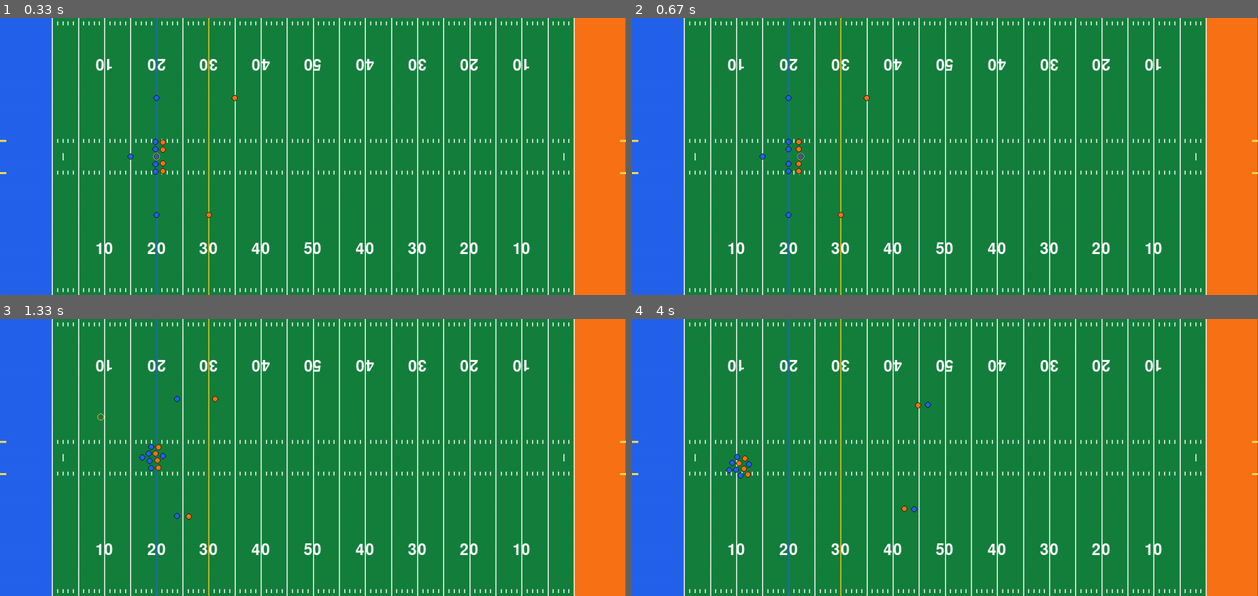
Above: before the commit, frames 1-4 (two rows, left to right).
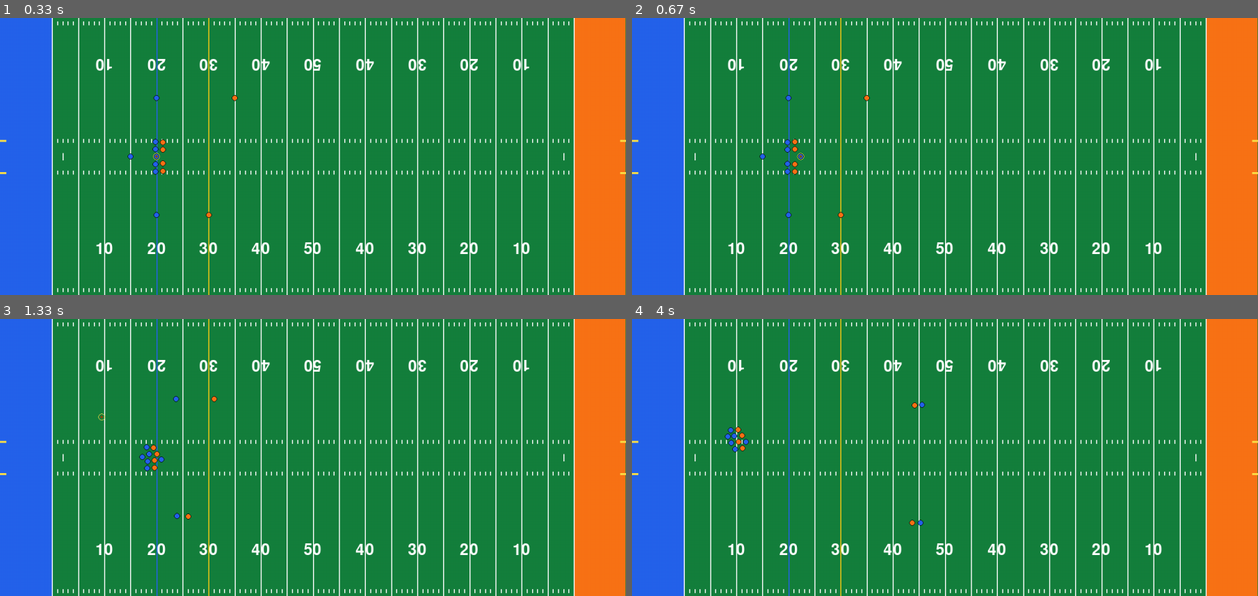
Above: after the commit, the same moments.

Repository: shakedown-street/pygame-football
Game: pygame game, started from main.py
Same seed, same stepped clock (60 frames per second), same inputs: the game is played once before the commit and once after it.
Inputs (mouse positions are in pixels of both pictures, inside the frame that each line leads up to):
- Up to frame 1 (0.33 s): no input
- Up to frame 2 (0.67 s): hold R from 0.33 s (still down); hold D from 0.33 s (still down)
- Up to frame 3 (1.33 s): release R at 0.8 s; release D at 0.8 s; hold D 0.83-1.3 s; tap Space at 0.9, 1.2 s
- Up to frame 4 (4 s): hold W 1.33-1.63 s; move the mouse to (1145, 449) at 1.37 s; tap Space at 1.4 s

Frame 1 is identical in both runs. In frame 2, 0.2% of the frame differs, in the area x 24-28%, y 43-57%; in frame 3, 0.3%; in frame 4, 0.5%, in the area x 14-48%, y 29-75%.

Commit message:
Slight cleanup

Diff:
--- a/main.py
+++ b/main.py
@@ -185,10 +185,10 @@
 
 
 class Player(pygame.sprite.Sprite):
-    def __init__(self, x, y, color, speed=50):
+    def __init__(self, pos, color, speed=50):
         super().__init__()
         self.speed = speed
-        self.pos = pygame.Vector2(x, y)
+        self.pos = pos
         self.image = pygame.Surface(
             (PLAYER_RADIUS * 2, PLAYER_RADIUS * 2), pygame.SRCALPHA
         )
@@ -215,10 +215,12 @@
     def move_speed_per_frame(self):
         return PLAYER_MAX_SPEED * (self.speed / 100)
 
+    def set_pos(self, pos: pygame.Vector2):
+        self.pos = pos
+        self.rect.center = self.pos
+
     def move(self, direction: pygame.Vector2):
-        self.pos.x += direction.x * self.move_speed_per_frame()
-        self.pos.y += direction.y * self.move_speed_per_frame()
-        self.rect.center = self.pos
+        self.set_pos(self.pos + direction * self.move_speed_per_frame())
 
     def start_streak_route(self, yards=15):
         dx = yards * YARD_LENGTH
@@ -271,6 +273,12 @@
             if direction.length() > 1:
                 self.move(direction.normalize())
 
+    def update(self):
+        self.update_block(game.ball_carrier if game.ball_carrier else qb)
+        self.update_route()
+        self.update_man_coverage()
+        self.update_pursue_target()
+
 
 class Ball(pygame.sprite.Sprite):
     def __init__(self):
@@ -289,9 +297,12 @@
         )
         self.rect = self.image.get_rect(center=self.pos)
 
+    def set_pos(self, pos: pygame.Vector2):
+        self.pos = pos
+        self.rect.center = self.pos
+
     def update(self):
-        self.pos += self.velocity
-        self.rect.center = self.pos
+        self.set_pos(self.pos + self.velocity)
         self.velocity *= 0.98  # Simulate friction
 
 
@@ -309,40 +320,53 @@
         )
         self.rect = self.image.get_rect(center=self.pos)
 
+    def set_pos(self, pos: pygame.Vector2):
+        self.pos = pos
+        self.rect.center = self.pos
+
 
 game = Game()
 field = Field()
 
 PLAYER_COLOR = get_color("blue", 600)
 
-lt = Player(get_yard_x(game.ball_position), FIELD_CENTER.y - 30, PLAYER_COLOR, 75)
-lg = Player(get_yard_x(game.ball_position), FIELD_CENTER.y - 15, PLAYER_COLOR, 75)
-c = Player(get_yard_x(game.ball_position), FIELD_CENTER.y, PLAYER_COLOR, 75)
-rg = Player(get_yard_x(game.ball_position), FIELD_CENTER.y + 15, PLAYER_COLOR, 75)
-rt = Player(get_yard_x(game.ball_position), FIELD_CENTER.y + 30, PLAYER_COLOR, 75)
-qb = Player(get_yard_x(game.ball_position - 5), FIELD_CENTER.y, PLAYER_COLOR, 80)
-wr_1 = Player(get_yard_x(game.ball_position), FIELD_CENTER.y + 120, PLAYER_COLOR, 95)
-wr_2 = Player(get_yard_x(game.ball_position), FIELD_CENTER.y - 120, PLAYER_COLOR, 95)
-
-lde = Player(
-    get_yard_x(game.ball_position + 1), FIELD_CENTER.y - 30, get_color("orange"), 75
-)
-ldt = Player(
-    get_yard_x(game.ball_position + 1), FIELD_CENTER.y - 15, get_color("orange"), 75
-)
-rdt = Player(
-    get_yard_x(game.ball_position + 1), FIELD_CENTER.y + 15, get_color("orange"), 75
-)
-rde = Player(
-    get_yard_x(game.ball_position + 1), FIELD_CENTER.y + 30, get_color("orange"), 75
-)
-cb_1 = Player(
-    get_yard_x(game.ball_position + 10), FIELD_CENTER.y + 120, get_color("orange"), 92
-)
-cb_2 = Player(
-    get_yard_x(game.ball_position + 15), FIELD_CENTER.y - 120, get_color("orange"), 92
-)
-
+# Offensive formation
+lt_pos = pygame.Vector2(get_yard_x(game.ball_position), FIELD_CENTER.y - 30)
+lg_pos = pygame.Vector2(get_yard_x(game.ball_position), FIELD_CENTER.y - 15)
+c_pos = pygame.Vector2(get_yard_x(game.ball_position), FIELD_CENTER.y)
+rg_pos = pygame.Vector2(get_yard_x(game.ball_position), FIELD_CENTER.y + 15)
+rt_pos = pygame.Vector2(get_yard_x(game.ball_position), FIELD_CENTER.y + 30)
+qb_pos = pygame.Vector2(get_yard_x(game.ball_position - 5), FIELD_CENTER.y)
+wr_1_pos = pygame.Vector2(get_yard_x(game.ball_position), FIELD_CENTER.y + 120)
+wr_2_pos = pygame.Vector2(get_yard_x(game.ball_position), FIELD_CENTER.y - 120)
+
+# Defensive formation
+lde_pos = pygame.Vector2(get_yard_x(game.ball_position + 1), FIELD_CENTER.y - 30)
+ldt_pos = pygame.Vector2(get_yard_x(game.ball_position + 1), FIELD_CENTER.y - 15)
+rdt_pos = pygame.Vector2(get_yard_x(game.ball_position + 1), FIELD_CENTER.y + 15)
+rde_pos = pygame.Vector2(get_yard_x(game.ball_position + 1), FIELD_CENTER.y + 30)
+cb_1_pos = pygame.Vector2(get_yard_x(game.ball_position + 10), FIELD_CENTER.y + 120)
+cb_2_pos = pygame.Vector2(get_yard_x(game.ball_position + 15), FIELD_CENTER.y - 120)
+
+# Create offensive players
+lt = Player(lt_pos.copy(), PLAYER_COLOR, 77)
+lg = Player(lg_pos.copy(), PLAYER_COLOR, 70)
+c = Player(c_pos.copy(), PLAYER_COLOR, 74)
+rg = Player(rg_pos.copy(), PLAYER_COLOR, 76)
+rt = Player(rt_pos.copy(), PLAYER_COLOR, 77)
+qb = Player(qb_pos.copy(), PLAYER_COLOR, 88)
+wr_1 = Player(wr_1_pos.copy(), PLAYER_COLOR, 95)
+wr_2 = Player(wr_2_pos.copy(), PLAYER_COLOR, 91)
+
+# Create defensive players
+lde = Player(lde_pos.copy(), get_color("orange"), 86)
+ldt = Player(ldt_pos.copy(), get_color("orange"), 76)
+rdt = Player(rdt_pos.copy(), get_color("orange"), 73)
+rde = Player(rde_pos.copy(), get_color("orange"), 87)
+cb_1 = Player(cb_1_pos.copy(), get_color("orange"), 94)
+cb_2 = Player(cb_2_pos.copy(), get_color("orange"), 96)
+
+# Create ball and halo
 ball = Ball()
 halo = Halo()
 
@@ -391,10 +415,8 @@
                 angle = random.uniform(-0.5, 0.5)
                 repulse = repulse.rotate(math.degrees(angle))
                 move_amount = (min_distance - dist) / 2
-                p1.pos += repulse * move_amount
-                p2.pos -= repulse * move_amount
-                p1.rect.center = p1.pos
-                p2.rect.center = p2.pos
+                p1.set_pos(p1.pos + repulse * move_amount)
+                p2.set_pos(p2.pos - repulse * move_amount)
 
 
 while True:
@@ -439,61 +461,21 @@
                 # Reset
 
                 # Reset offense positions
-                lt.pos = pygame.Vector2(
-                    get_yard_x(game.ball_position), FIELD_CENTER.y - 30
-                )
-                lt.rect.center = lt.pos
-                lg.pos = pygame.Vector2(
-                    get_yard_x(game.ball_position), FIELD_CENTER.y - 15
-                )
-                lg.rect.center = lg.pos
-                c.pos = pygame.Vector2(get_yard_x(game.ball_position), FIELD_CENTER.y)
-                c.rect.center = c.pos
-                rg.pos = pygame.Vector2(
-                    get_yard_x(game.ball_position), FIELD_CENTER.y + 15
-                )
-                rg.rect.center = rg.pos
-                rt.pos = pygame.Vector2(
-                    get_yard_x(game.ball_position), FIELD_CENTER.y + 30
-                )
-                rt.rect.center = rt.pos
-                qb.pos = pygame.Vector2(
-                    get_yard_x(game.ball_position - 5), FIELD_CENTER.y
-                )
-                qb.rect.center = qb.pos
-                wr_1.pos = pygame.Vector2(
-                    get_yard_x(game.ball_position), FIELD_CENTER.y + 120
-                )
-                wr_1.rect.center = wr_1.pos
-                wr_2.pos = pygame.Vector2(
-                    get_yard_x(game.ball_position), FIELD_CENTER.y - 120
-                )
-                wr_2.rect.center = wr_2.pos
+                lt.set_pos(lt_pos.copy())
+                lg.set_pos(lg_pos.copy())
+                c.set_pos(c_pos.copy())
+                rg.set_pos(rg_pos.copy())
+                rt.set_pos(rt_pos.copy())
+                qb.set_pos(qb_pos.copy())
+                wr_1.set_pos(wr_1_pos.copy())
+                wr_2.set_pos(wr_2_pos.copy())
                 # Reset defense positions
-                cb_1.pos = pygame.Vector2(
-                    get_yard_x(game.ball_position + 10), FIELD_CENTER.y + 120
-                )
-                cb_1.rect.center = cb_1.pos
-                cb_2.pos = pygame.Vector2(
-                    get_yard_x(game.ball_position + 15), FIELD_CENTER.y - 120
-                )
-                cb_2.rect.center = cb_2.pos
-                lde.pos = pygame.Vector2(
-                    get_yard_x(game.ball_position + 2), FIELD_CENTER.y - 30
-                )
-                lde.rect.center = lde.pos
-                ldt.pos = pygame.Vector2(
-                    get_yard_x(game.ball_position + 2), FIELD_CENTER.y - 15
-                )
-                ldt.rect.center = ldt.pos
-                rdt.pos = pygame.Vector2(
-                    get_yard_x(game.ball_position + 2), FIELD_CENTER.y + 15
-                )
-                rdt.rect.center = rdt.pos
-                rde.pos = pygame.Vector2(
-                    get_yard_x(game.ball_position + 2), FIELD_CENTER.y + 30
-                )
-                rde.rect.center = rde.pos
+                lde.set_pos(lde_pos.copy())
+                ldt.set_pos(ldt_pos.copy())
+                rdt.set_pos(rdt_pos.copy())
+                rde.set_pos(rde_pos.copy())
+                cb_1.set_pos(cb_1_pos.copy())
+                cb_2.set_pos(cb_2_pos.copy())
                 # reset state
                 # reset oline
                 for blocker in oline:
@@ -508,29 +490,16 @@
                 cb_1.man_coverage_target = None
                 cb_2.man_coverage_target = None
                 # reset ball position
-                ball.pos = c.pos.copy()
-                ball.rect.center = c.pos.copy()
+                ball.set_pos(c.pos.copy())
                 ball.velocity = pygame.Vector2(0, 0)
-                halo.pos = c.pos.copy()
-                halo.rect.center = c.pos.copy()
                 game.ball_carrier = c
 
-    wr_1.update_route()
-    wr_2.update_route()
-    cb_1.update_man_coverage()
-    cb_2.update_man_coverage()
-    cb_1.update_pursue_target()
-    cb_2.update_pursue_target()
-    for blocker in oline:
-        blocker.update_block(game.ball_carrier if game.ball_carrier else qb)
-    for defender in dline:
-        defender.update_pursue_target()
+    all_players.update()
     move_ball_carrier(keys)
     avoid_player_collisions(all_players, PLAYER_RADIUS * 2.5)
 
     if game.ball_carrier:
-        ball.pos = game.ball_carrier.pos.copy()
-        ball.rect.center = game.ball_carrier.pos.copy()
+        ball.set_pos(game.ball_carrier.pos.copy())
     else:
         ball.update()
         for wr in [wr_1, wr_2]:
@@ -543,8 +512,7 @@
                 ball.velocity = pygame.Vector2(0, 0)
 
     # Make halo follow ball
-    halo.pos = ball.pos.copy()
-    halo.rect.center = ball.pos.copy()
+    halo.set_pos(ball.pos.copy())
 
     field.draw(screen)
     all_players.draw(screen)
